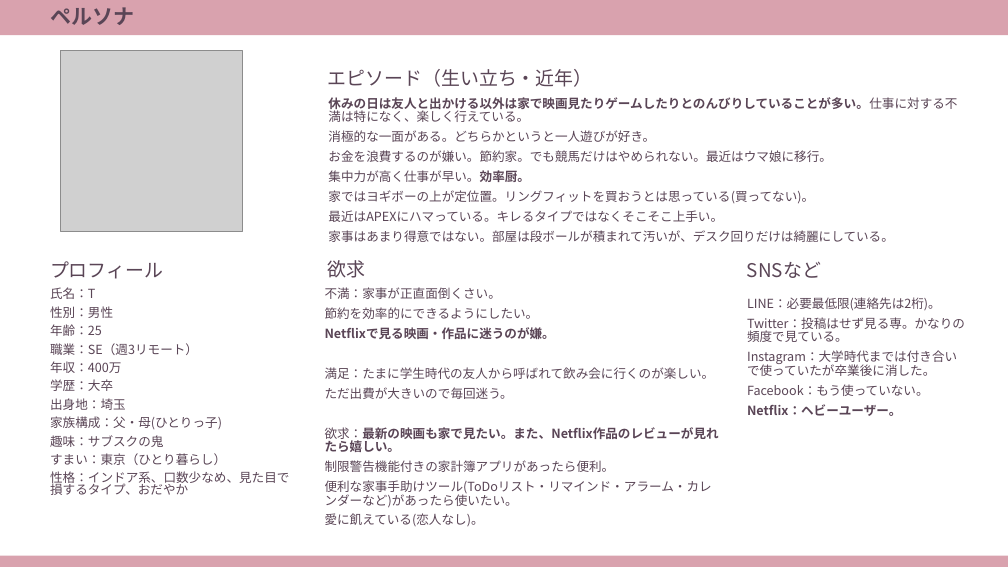
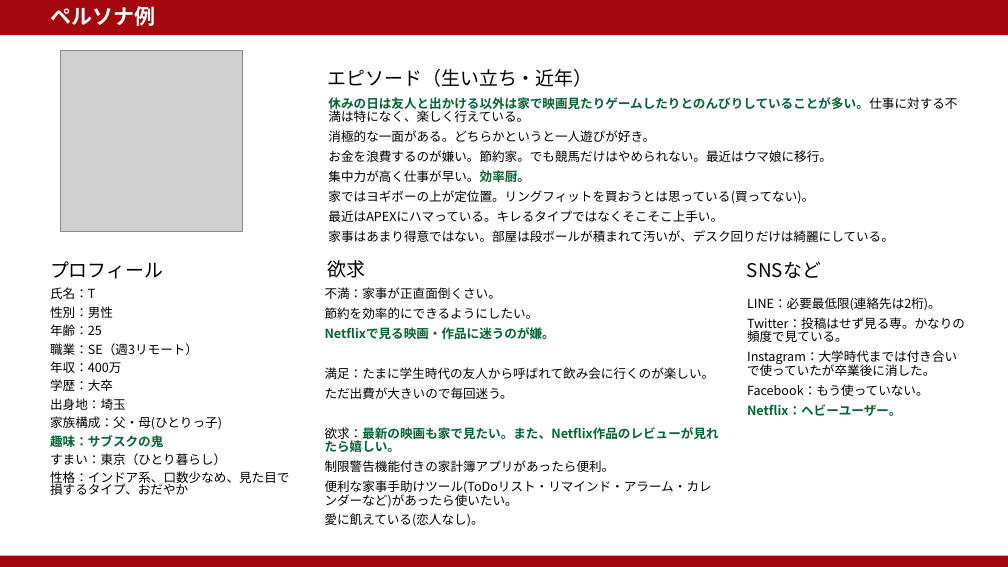
Before and after one commit to dojo2022/B-3, a slide deck: slide 5 of doc/B3炙りえんがわ_成果発表会資料.pptx (slide 4 before the commit). Drawn at 1008x567 pixels with LibreOffice and Linux fonts; fonts in the diff are those of the drawing; grey boxes stand for pictures. Boxes give left, top, right and bottom in pixels: in the first picture for what was removed or moved away, otherwise in the second. Text is boxed around its words. In the diff, an @@ line names an element or a change of style, - is before the commit and + after.

Commit message:
パワポデザイン変更

```diff
--- a/doc/B3炙りえんがわ_成果発表会資料.pptx
+++ b/doc/B3炙りえんがわ_成果発表会資料.pptx
@@ rectangle at <box>0,0,1008,35</box>: fill #D9A2AE to #A3060C @@
@@ title at <box>50,6,155,26</box>: text changed; text colour #5A4556 to #FFFFFF @@
-ペルソナ
+ペルソナ例
@@ text "休みの日は友人と出かける以外は家で映画見たりゲームしたりとのんびりしていることが多い。仕事に対する不満は特になく、楽しく ..." at <box>328,97,957,242</box>: text colour #5A4556 to #056334 in "休みの日は友人と出かける以外は家で映画見たりゲームしたりとのんびりしていることが多い。仕事に対する不満は特になく、楽しく ...", "集中力が高く仕事が早い。効率厨。"; text colour #5A4556 to #000000 in "休みの日は友人と出かける以外は家で映画見たりゲームしたりとのんびりしていることが多い。仕事に対する不満は特になく、楽しく ...", "消極的な一面がある。どちらかというと一人遊びが好き。", "お金を浪費するのが嫌い。節約家。でも競馬だけはやめられない。最近はウマ娘に移行。", "集中力が高く仕事が早い。効率厨。" and 3 more places @@
@@ text colour #5A4556 to #000000 in 4 elements at <box>328,69,593,87</box>, <box>50,261,163,279</box>, <box>328,260,366,278</box>, <box>747,261,821,278</box> @@
@@ text "氏名：T" at <box>50,287,289,495</box>: text colour #5A4556 to #000000; text colour #5A4556 to #056334, bold on in "趣味：サブスクの鬼" @@
@@ text "不満：家事が正直面倒くさい。" at <box>325,287,719,527</box>: text colour #5A4556 to #000000 in "不満：家事が正直面倒くさい。", "節約を効率的にできるようにしたい。", "満足：たまに学生時代の友人から呼ばれて飲み会に行くのが楽しい。", "ただ出費が大きいので毎回迷う。" and 4 more places; text colour #5A4556 to #056334 in "Netflixで見る映画・作品に迷うのが嫌。", "欲求：最新の映画も家で見たい。また、Netflix作品のレビューが見れたら嬉しい。" @@
@@ text "LINE：必要最低限(連絡先は2桁)。" at <box>747,297,965,416</box>: text colour #5A4556 to #000000 in "LINE：必要最低限(連絡先は2桁)。", "Twitter：投稿はせず見る専。かなりの頻度で見ている。", "Instagram：大学時代までは付き合いで使っていたが卒業後に消した。", "Facebook：もう使っていない。"; text colour #5A4556 to #056334 in "Netflix：ヘビーユーザー。" @@
@@ rectangle at <box>0,556,1008,567</box>: fill #D9A2AE to #A3060C @@
```
Also in this commit, not shown: 13 other slides changed, 3 slides added, 6 slides removed.
